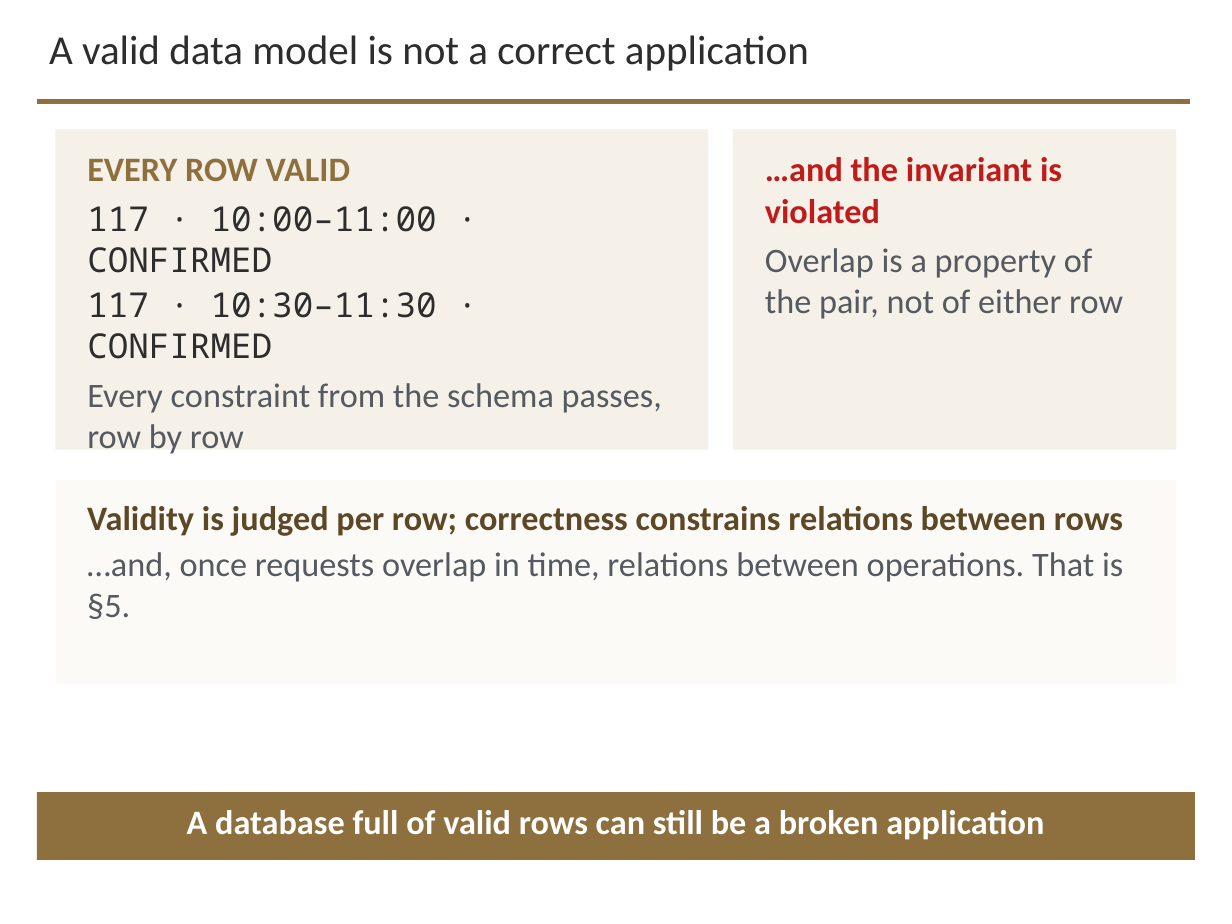
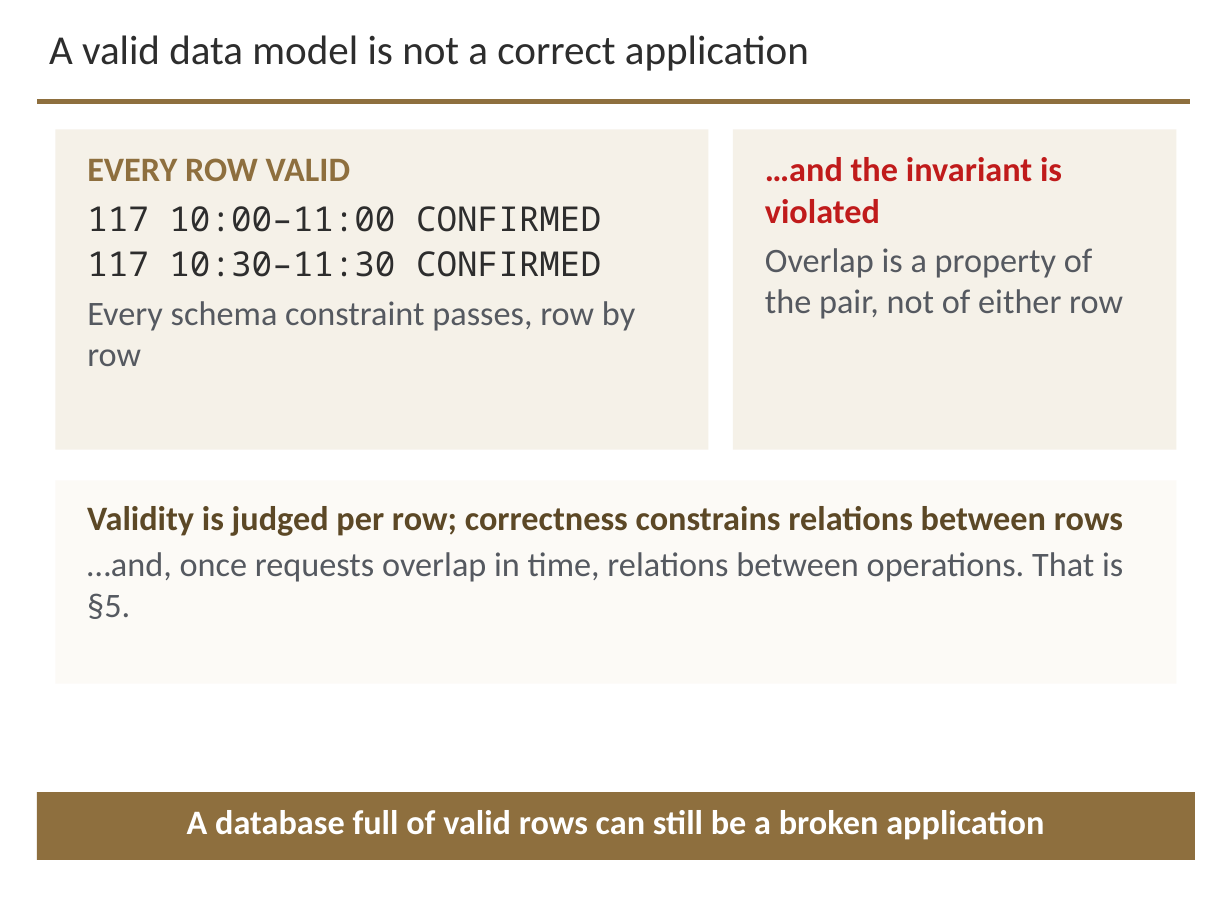
Before and after one commit to davisjam/model-based-agentic-software-engineering, a slide deck: slide 12 of course/lectures/act-3-software-in-the-world/02-compute-environments-and-data-management/3-2-Data-Management.pptx. Drawn at 1232x924 pixels with LibreOffice and Linux fonts; fonts in the diff are those of the drawing; background and template pictures are left out. Boxes give left, top, right and bottom in pixels: in the first picture for what was removed or moved away, otherwise in the second. Text is boxed around its words. In the diff, an @@ line names an element or a change of style, - is before the commit and + after.

```diff
--- a/course/lectures/act-3-software-in-the-world/02-compute-environments-and-data-management/3-2-Data-Management.pptx
+++ b/course/lectures/act-3-software-in-the-world/02-compute-environments-and-data-management/3-2-Data-Management.pptx
@@ text at <box>87,206,635,366</box>: text changed @@
-117 · 10:00–11:00 · CONFIRMED
-117 · 10:30–11:30 · CONFIRMED
-Every constraint from the schema passes, row by row
+117 10:00–11:00 CONFIRMED
+117 10:30–11:30 CONFIRMED
+Every schema constraint passes, row by row
```
Also in this commit, not shown: 10 other slides changed.
